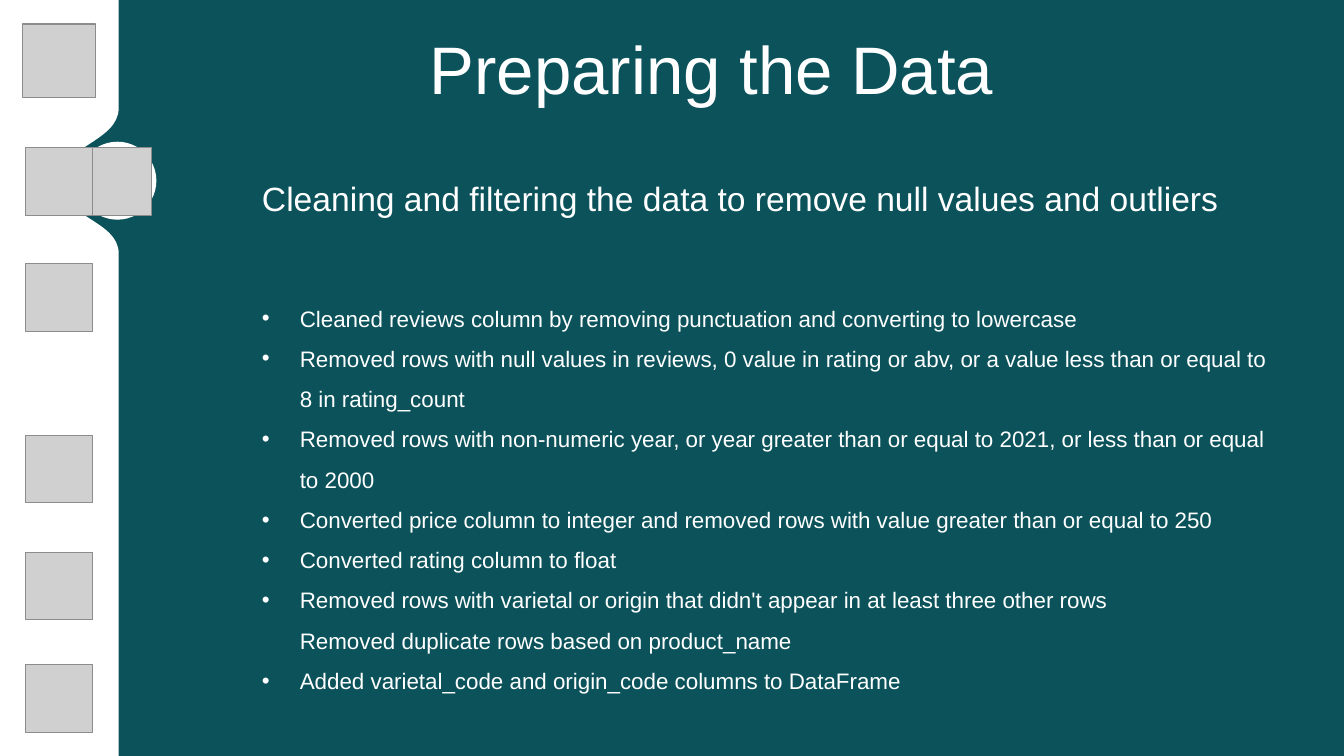
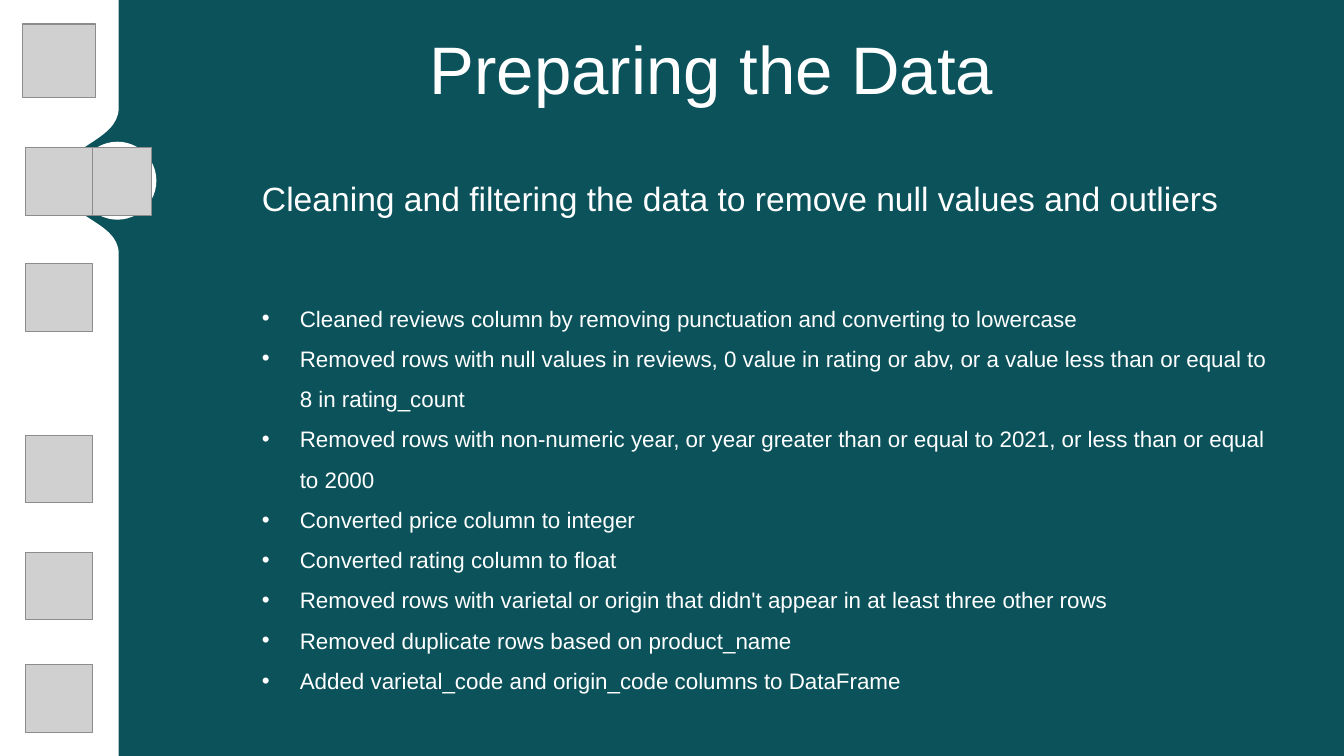
Before and after one commit to arielya10/Wine-Ranking-Prediction, a slide deck: slide 2 of Wine presentation.pptx. Drawn at 1344x756 pixels with LibreOffice and Linux fonts; fonts in the diff are those of the drawing; grey boxes stand for pictures; background and template pictures are left out. Boxes give left, top, right and bottom in pixels: in the first picture for what was removed or moved away, otherwise in the second. Text is boxed around its words. In the diff, an @@ line names an element or a change of style, - is before the commit and + after.

```diff
--- a/Wine presentation.pptx
+++ b/Wine presentation.pptx
@@ text at (x1=300, y1=511, x2=635, y2=533): text changed @@
-• Converted price column to integer and removed rows with value greater than or equal to 250
+• Converted price column to integer
```
Also in this commit, not shown: 1 other slide changed, 2 other files.
